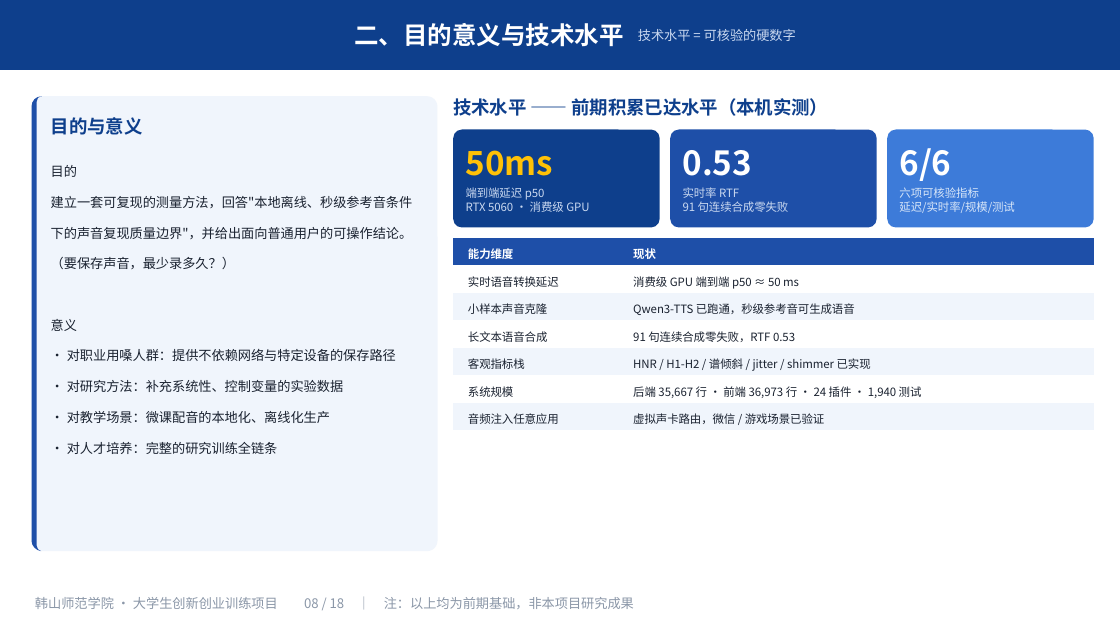
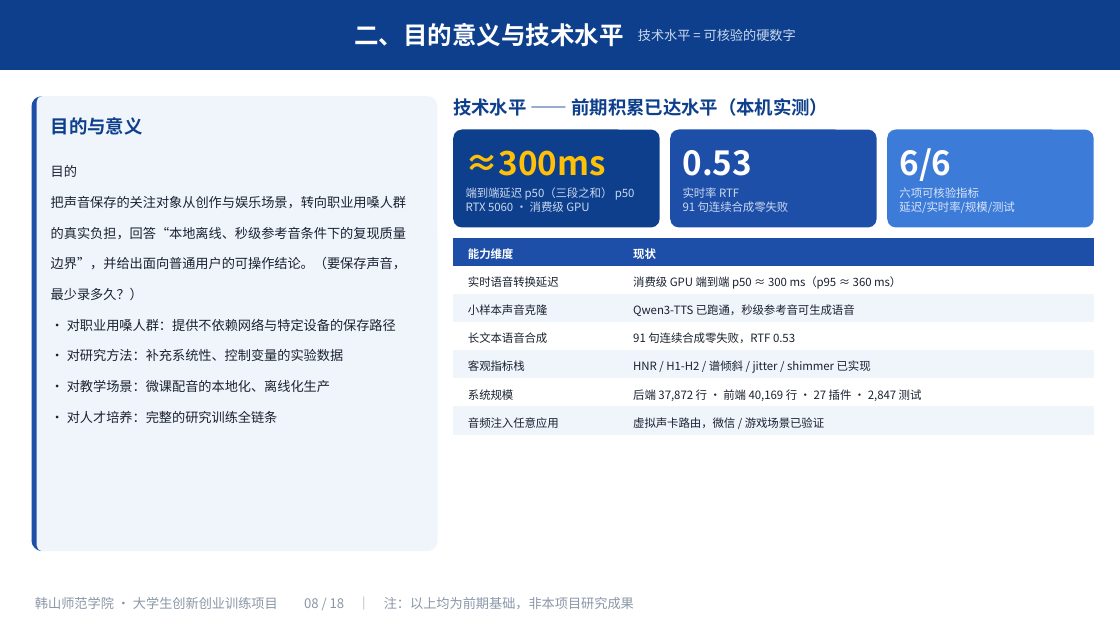
Before and after one commit to mouxu66/voice-morph, a slide deck: slide 8 of docs/大创申报-2026-10/大创申报PPT.pptx. Drawn at 1120x630 pixels with LibreOffice and Linux fonts; fonts in the diff are those of the drawing. Boxes give left, top, right and bottom in pixels: in the first picture for what was removed or moved away, otherwise in the second. Text is boxed around its words. In the diff, an @@ line names an element or a change of style, - is before the commit and + after.

Commit message:
docs(dachuang): 创新点重心从「技术」改到「关注对象」，并修 PPT 五处过期数字
创新定位修正（用户拍板：创新在关注谁，不在算法）：
- 申报书 §1.1 概述：改为「把关注对象从创作娱乐转向职业用嗓人群的真实负担」，
  并补一段说明为什么「关注对象」本身就是创新点（现有方案从设计上未考虑使用者负担）
- 申报书 §1.4：删除「成果新颖性有限」这一自我贬低表述，改为
  「创新不落在模型上，而落在关注对象与研究视角上」，并新增三条创新点
  （关注对象转移 / 衡量标准转移 / 方法学补充），每条均带对照对象
- PPT P4：重写为「看谁的问题 / 做什么」+「现有方案的盲区 vs 我们的切入点」，
  核心价值句改为「关注对象与研究视角的转变，本身就是本项目的创新所在」
- PPT P8：目的段同步新口径

修 PPT 五处过期数字（源文件 v2 已是新值，但 10/05 未重新出稿）：
- P8/P15 端到端延迟 50ms → ≈300ms（三段之和；50ms 是单块推理量级，不能当端到端报）
- P6/P8/P14 规模数字 → 后端 37,872 行 / 前端 40,169 行 / 27 插件 / 2,847 测试
- P6/P14 评测引擎 848 行 + 141 测试 → 1559 行 + 99 测试
- P14 测试文件数 102 → 149
- 全量扫描旧口径特征串，清零
- 同步 slides_v2/08.slide 源文件（大数字 50ms → ≈300ms）

PDF 重新导出：19 页 / 0.65 MB（官方限 10M，格式 PDF）

```diff
--- a/docs/大创申报-2026-10/大创申报PPT.pptx
+++ b/docs/大创申报-2026-10/大创申报PPT.pptx
@@ text at [466,150,606,176]: text changed @@
-50ms
+≈300ms
@@ text at [51,196,406,300]: text changed @@
-建立一套可复现的测量方法，回答"本地离线、秒级参考音条件下的声音复现质量边界"，并给出面向普通用户的可操作结论。（要保存声音，最少录多久？）
-意义
+把声音保存的关注对象从创作与娱乐场景，转向职业用嗓人群的真实负担，回答“本地离线、秒级参考音条件下的复现质量边界”，并给出面向普通用户的可操作结论。（要保存声音，最少录多久？）
@@ text at [466,187,635,200]: text changed @@
-端到端延迟 p50
+端到端延迟 p50（三段之和） p50
@@ table at [454,238,1095,432] @@
-row 2, column 2: 消费级 GPU 端到端 p50 ≈ 50 ms
+row 2, column 2: 消费级 GPU 端到端 p50 ≈ 300 ms（p95 ≈ 360 ms）
-row 6, column 2: 后端 35,667 行 · 前端 36,973 行 · 24 插件 · 1,940 测试
+row 6, column 2: 后端 37,872 行 · 前端 40,169 行 · 27 插件 · 2,847 测试
```
Also in this commit, not shown: 4 other slides changed, 2 other files.
